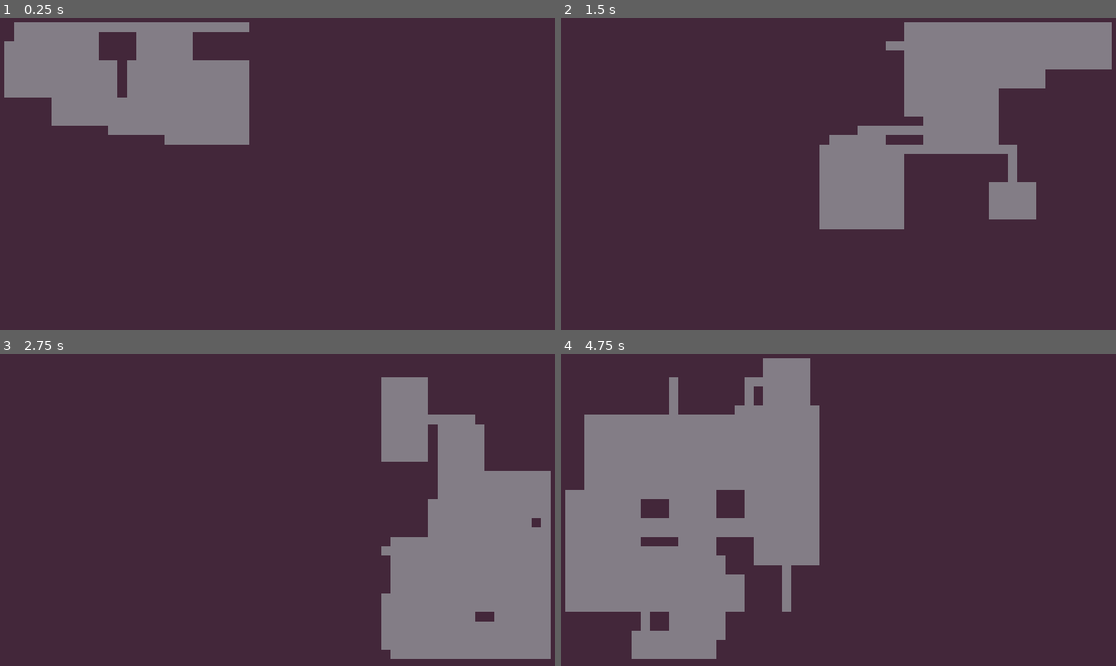
Above: before the commit, frames 1-4 (two rows, left to right).
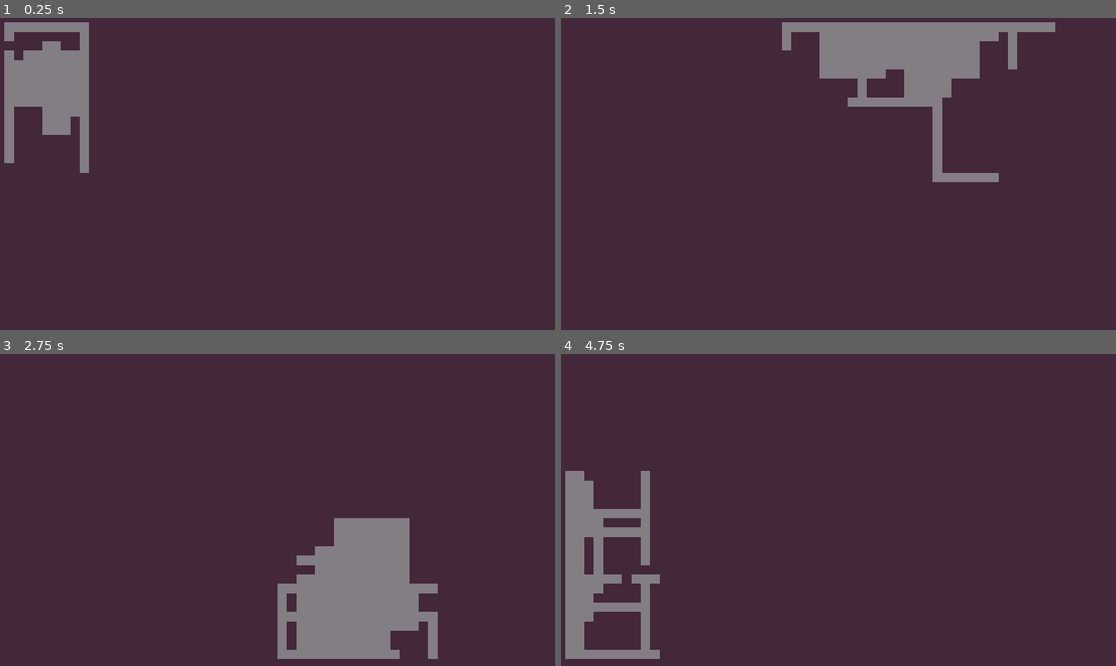
Above: after the commit, the same moments.

Repository: rkcf/gdDiggerDemo
Game: Godot game, scene res://scenes/DiggerManager.tscn
Same seed, same stepped clock (60 frames per second), same inputs: the game is played once before the commit and once after it.
Inputs:
- Up to frame 1 (0.25 s): no input
- Up to frame 2 (1.5 s): tap Enter (ui_accept) at 0.5, 0.77 s
- Up to frame 3 (2.75 s): tap Enter (ui_accept) at 1.52 s
- Up to frame 4 (4.75 s): tap Enter (ui_accept) at 3.02, 3.77, 4.52 s

The runs differ from the first frame. In frame 1, 11% of the frame differs, in the area x 0-45%, y 1-50%; in frame 2, 16%; in frame 3, 25%; in frame 4, 26%, in the area x 0-47%, y 1-98%.

Commit message:
add wait timer when digging for visualization

Diff:
--- /dev/null
+++ b/scenes/CorridorDigger.tscn
@@ -0,0 +1,6 @@
+[gd_scene load_steps=2 format=2]
+
+[ext_resource path="res://scenes/CorridorDigger.gd" type="Script" id=1]
+
+[node name="CorridorDigger" type="Node"]
+script = ExtResource( 1 )
--- a/scenes/Digger.gd
+++ b/scenes/Digger.gd
@@ -16,6 +16,7 @@
 var max_steps_to_turn: int = 2 # maximum number of steps until turn
 var life_length: int = 300 # number of tiles to dig before destructing
 var tile_map: TileMap
+var wait_time: float = .01 # number of seconds inbetween digs for visualization
 
 # Create a new Digger
 func spawn(starting_position: Vector2, new_boundary: Rect2, new_map: TileMap) -> void:
@@ -29,6 +30,8 @@
 	# Always dig out the starting tile
 	dig()
 
+
+
 # Main running loop fod Digger
 func live() -> void:
 	while life_length > 0:
@@ -36,6 +39,7 @@
 		# See if we have already dug here
 		if tile_map.get_cellv(self.position) != tile_map.INVALID_CELL:
 			dig()
+			yield(get_tree().create_timer(wait_time), "timeout")
 		if steps_since_turn >= max_steps_to_turn:
 			turn()
 	destroy()
@@ -54,6 +58,9 @@
 	# Erase the current tile
 	tile_map.set_cellv(self.position, -1)
 	life_length -= 1
+
+
+
 
 
 # try and move to the next position
--- a/scenes/DiggerManager.gd
+++ b/scenes/DiggerManager.gd
@@ -9,9 +9,11 @@
 
 
 var level_boundary: Rect2
-
+var room_digger = preload("res://scenes/RoomDigger.tscn")
+var corridor_digger = preload("res://scenes/CorridorDigger.tscn")
 
 onready var tile_map: TileMap = $TileMap
+onready var diggers: Node = $Diggers # Digger node container
 
 
 func _ready() -> void:
@@ -50,14 +52,17 @@
 		rd.live()
 	return(rd.room)
 
+
 func spawn_room_digger(start_position: Vector2) -> RoomDigger:
-	var digger: RoomDigger = RoomDigger.new()
+	var digger = room_digger.instance()
+	diggers.add_child(digger)
 	digger.spawn(start_position, self.level_boundary, self.tile_map)
 	return digger
 
 
 func spawn_corridor_digger(start_position: Vector2) -> CorridorDigger:
-	var digger: CorridorDigger = CorridorDigger.new()
+	var digger = corridor_digger.instance()
+	diggers.add_child(digger)
 	digger.spawn(start_position, self.level_boundary, self.tile_map)
 	return digger
 
--- a/scenes/DiggerManager.tscn
+++ b/scenes/DiggerManager.tscn
@@ -28,3 +28,5 @@
 cell_quadrant_size = 8
 format = 1
 tile_data = PoolIntArray( 0, 0, 0, 1, 0, 0, 2, 0, 0, 3, 0, 0, 4, 0, 0, 5, 0, 0, 6, 0, 0, 7, 0, 0, 8, 0, 0, 9, 0, 0, 10, …(29237 unchanged characters)…
+
+[node name="Diggers" type="Node" parent="."]
--- a/scenes/RoomDigger.gd
+++ b/scenes/RoomDigger.gd
@@ -39,3 +39,4 @@
 			if self.boundary.has_point(next_dig):
 				self.position = next_dig
 				dig()
+				yield(get_tree().create_timer(self.wait_time), "timeout")
--- /dev/null
+++ b/scenes/RoomDigger.tscn
@@ -0,0 +1,6 @@
+[gd_scene load_steps=2 format=2]
+
+[ext_resource path="res://scenes/RoomDigger.gd" type="Script" id=1]
+
+[node name="RoomDigger" type="Node"]
+script = ExtResource( 1 )
